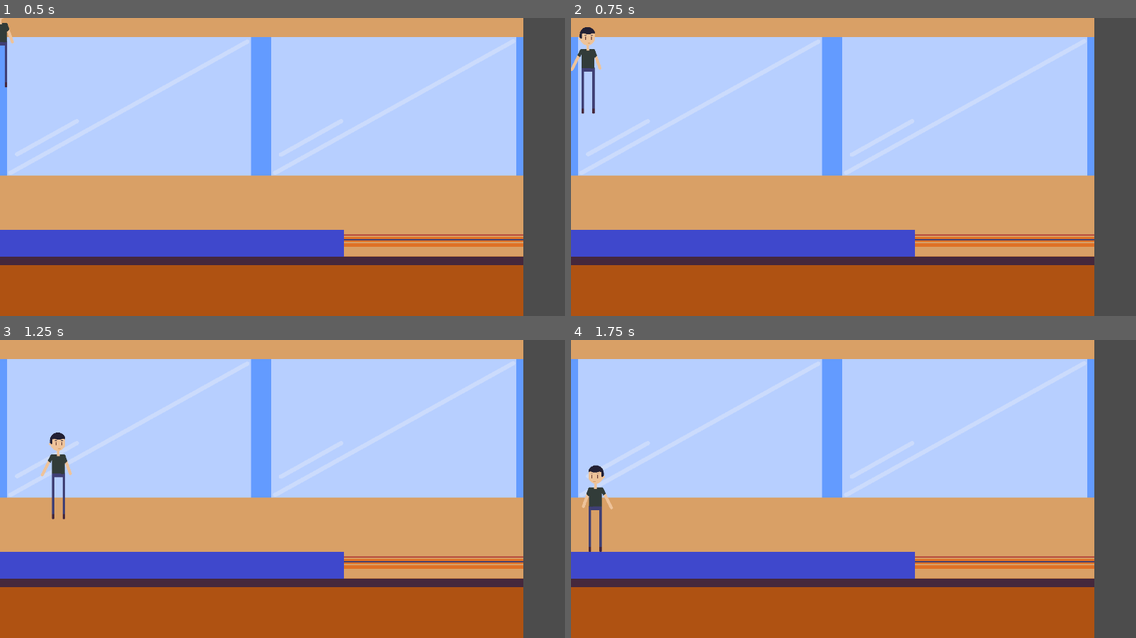
Above: before the commit, frames 1-4 (two rows, left to right).
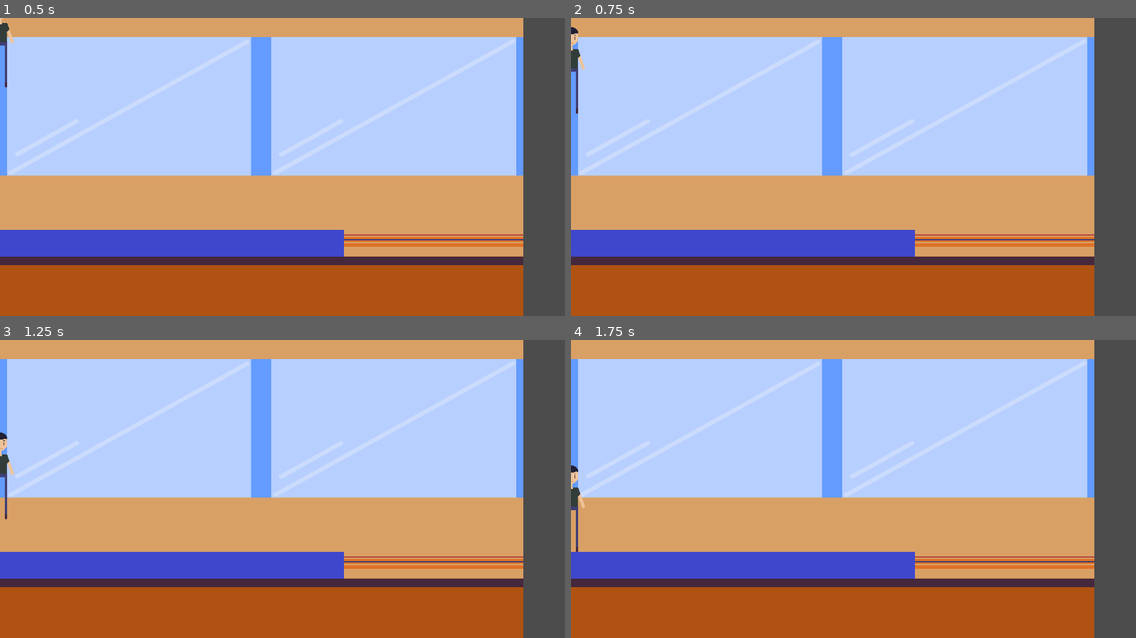
Above: after the commit, the same moments.

Repository: orangeorigins/gamejam_rpg
Game: Godot game, scene res://Scenes/DC.tscn
The game is run twice, just before and just after one commit, with the same random seed, the same clock (stepped at 60 frames per second) and the same inputs.
Inputs:
- Up to frame 1 (0.5 s): no input
- Up to frame 2 (0.75 s): hold Right (ui_right) from 0.53 s (still down)
- Up to frame 3 (1.25 s): keep holding Right (ui_right)
- Up to frame 4 (1.75 s): release Right (ui_right) at 1.28 s; hold Left (ui_left) from 1.28 s (still down)

Frame 1 is identical in both runs. In frame 2, 0.7% of the frame differs, in the area x 0-6%, y 3-33%; in frame 3, 0.8%, in the area x 0-13%, y 31-61%; in frame 4, 0.8%.

Commit message:
fixed controls

Diff:
--- a/project/Scenes/Player.gd
+++ b/project/Scenes/Player.gd
@@ -9,16 +9,16 @@
 func _physics_process(delta):
 
 	velocity.y += delta * GRAVITY
-	if Input.is_action_pressed("ui_left"):
+	if Input.is_action_pressed("left"):
 		$FRESHMAIN_Template.set_flip_h(true)
 		velocity.x = -WALK_SPEED
-	elif Input.is_action_pressed("ui_right"):
+	elif Input.is_action_pressed("right"):
 		$FRESHMAIN_Template.set_flip_h(false)
 		velocity.x =  WALK_SPEED
 	else:
 		velocity.x = 0
 
-	if Input.is_action_just_pressed("ui_up"):
+	if Input.is_action_just_pressed("up"):
 		velocity.y = -500
 
 
--- a/project/project.godot
+++ b/project/project.godot
@@ -32,28 +32,49 @@
 "deadzone": 0.5,
 "events": [ Object(InputEventKey,"resource_local_to_scene":false,"resource_name":"","device":0,"alt":false,"shift":false,"control":false,"meta":false,"command":false,"pressed":false,"scancode":16777231,"unicode":0,"echo":false,"script":null)
 , Object(InputEventJoypadButton,"resource_local_to_scene":false,"resource_name":"","device":0,"button_index":14,"pressure":0.0,"pressed":false,"script":null)
-, Object(InputEventKey,"resource_local_to_scene":false,"resource_name":"","device":0,"alt":false,"shift":false,"control":false,"meta":false,"command":false,"pressed":false,"scancode":65,"unicode":0,"echo":false,"script":null)
  ]
 }
 ui_right={
 "deadzone": 0.5,
 "events": [ Object(InputEventKey,"resource_local_to_scene":false,"resource_name":"","device":0,"alt":false,"shift":false,"control":false,"meta":false,"command":false,"pressed":false,"scancode":16777233,"unicode":0,"echo":false,"script":null)
 , Object(InputEventJoypadButton,"resource_local_to_scene":false,"resource_name":"","device":0,"button_index":15,"pressure":0.0,"pressed":false,"script":null)
-, Object(InputEventKey,"resource_local_to_scene":false,"resource_name":"","device":0,"alt":false,"shift":false,"control":false,"meta":false,"command":false,"pressed":false,"scancode":68,"unicode":0,"echo":false,"script":null)
  ]
 }
 ui_up={
 "deadzone": 0.5,
 "events": [ Object(InputEventKey,"resource_local_to_scene":false,"resource_name":"","device":0,"alt":false,"shift":false,"control":false,"meta":false,"command":false,"pressed":false,"scancode":16777232,"unicode":0,"echo":false,"script":null)
 , Object(InputEventJoypadButton,"resource_local_to_scene":false,"resource_name":"","device":0,"button_index":12,"pressure":0.0,"pressed":false,"script":null)
-, Object(InputEventKey,"resource_local_to_scene":false,"resource_name":"","device":0,"alt":false,"shift":false,"control":false,"meta":false,"command":false,"pressed":false,"scancode":87,"unicode":0,"echo":false,"script":null)
  ]
 }
 ui_down={
 "deadzone": 0.5,
 "events": [ Object(InputEventKey,"resource_local_to_scene":false,"resource_name":"","device":0,"alt":false,"shift":false,"control":false,"meta":false,"command":false,"pressed":false,"scancode":16777234,"unicode":0,"echo":false,"script":null)
 , Object(InputEventJoypadButton,"resource_local_to_scene":false,"resource_name":"","device":0,"button_index":13,"pressure":0.0,"pressed":false,"script":null)
-, Object(InputEventKey,"resource_local_to_scene":false,"resource_name":"","device":0,"alt":false,"shift":false,"control":false,"meta":false,"command":false,"pressed":false,"scancode":83,"unicode":0,"echo":false,"script":null)
+ ]
+}
+b={
+"deadzone": 0.5,
+"events": [ Object(InputEventKey,"resource_local_to_scene":false,"resource_name":"","device":0,"alt":false,"shift":false,"control":false,"meta":false,"command":false,"pressed":false,"scancode":66,"unicode":0,"echo":false,"script":null)
+ ]
+}
+up={
+"deadzone": 0.5,
+"events": [ Object(InputEventKey,"resource_local_to_scene":false,"resource_name":"","device":0,"alt":false,"shift":false,"control":false,"meta":false,"command":false,"pressed":false,"scancode":87,"unicode":0,"echo":false,"script":null)
+ ]
+}
+down={
+"deadzone": 0.5,
+"events": [ Object(InputEventKey,"resource_local_to_scene":false,"resource_name":"","device":0,"alt":false,"shift":false,"control":false,"meta":false,"command":false,"pressed":false,"scancode":83,"unicode":0,"echo":false,"script":null)
+ ]
+}
+left={
+"deadzone": 0.5,
+"events": [ Object(InputEventKey,"resource_local_to_scene":false,"resource_name":"","device":0,"alt":false,"shift":false,"control":false,"meta":false,"command":false,"pressed":false,"scancode":65,"unicode":0,"echo":false,"script":null)
+ ]
+}
+right={
+"deadzone": 0.5,
+"events": [ Object(InputEventKey,"resource_local_to_scene":false,"resource_name":"","device":0,"alt":false,"shift":false,"control":false,"meta":false,"command":false,"pressed":false,"scancode":68,"unicode":0,"echo":false,"script":null)
  ]
 }
 
